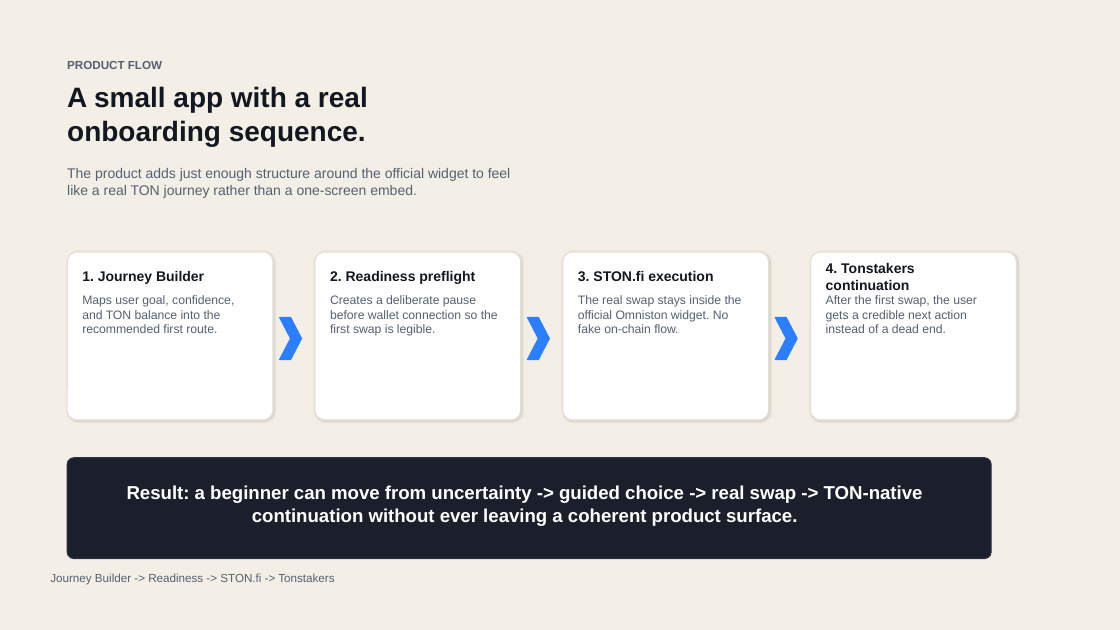
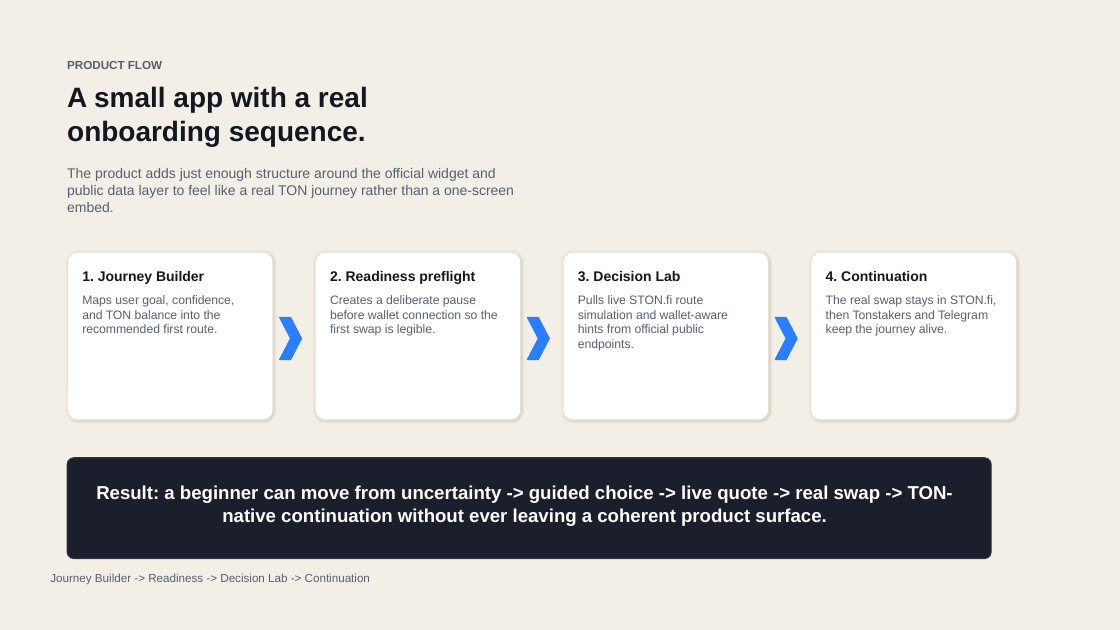
Before and after one commit to ryuriymega/stonfi-hackathon, a slide deck: slide 3 of submission/TON_Compass_Demo_Deck.pptx. Drawn at 1120x630 pixels with LibreOffice and Linux fonts; fonts in the diff are those of the drawing. Boxes give left, top, right and bottom in pixels: in the first picture for what was removed or moved away, otherwise in the second. Text is boxed around its words. In the diff, an @@ line names an element or a change of style, - is before the commit and + after.

```diff
--- a/submission/TON_Compass_Demo_Deck.pptx
+++ b/submission/TON_Compass_Demo_Deck.pptx
@@ text at bbox=[67, 168, 514, 212]: text changed @@
-The product adds just enough structure around the official widget to feel like a real TON journey rather than a one-screen embed.
+The product adds just enough structure around the official widget and public data layer to feel like a real TON journey rather than a one-screen embed.
@@ text at bbox=[578, 271, 681, 281]: text changed @@
-3. STON.fi execution
+3. Decision Lab
@@ text at bbox=[578, 295, 728, 351]: text changed @@
-The real swap stays inside the official Omniston widget. No fake on-chain flow.
+Pulls live STON.fi route simulation and wallet-aware hints from official public endpoints.
@@ text at bbox=[826, 271, 927, 281]: text changed @@
-4. Tonstakers continuation
+4. Continuation
@@ text at bbox=[826, 295, 996, 336]: text changed @@
-After the first swap, the user gets a credible next action instead of a dead end.
+The real swap stays in STON.fi, then Tonstakers and Telegram keep the journey alive.
@@ text at bbox=[96, 485, 953, 526]: text changed @@
-Result: a beginner can move from uncertainty -> guided choice -> real swap -> TON-native continuation without ever leaving a coherent product surface.
+Result: a beginner can move from uncertainty -> guided choice -> live quote -> real swap -> TON-native continuation without ever leaving a coherent product surface.
@@ text at bbox=[50, 573, 370, 585]: text changed @@
-Journey Builder -> Readiness -> STON.fi -> Tonstakers
+Journey Builder -> Readiness -> Decision Lab -> Continuation
```
Also in this commit, not shown: 3 other slides changed, 4 other files.
